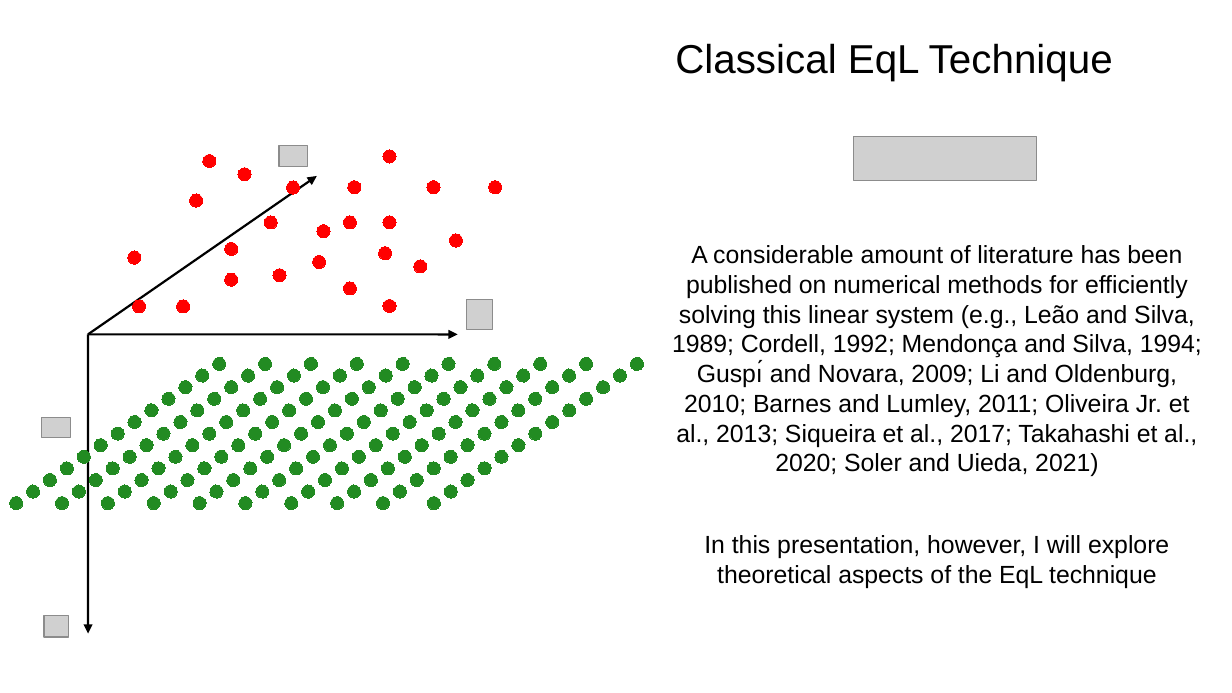
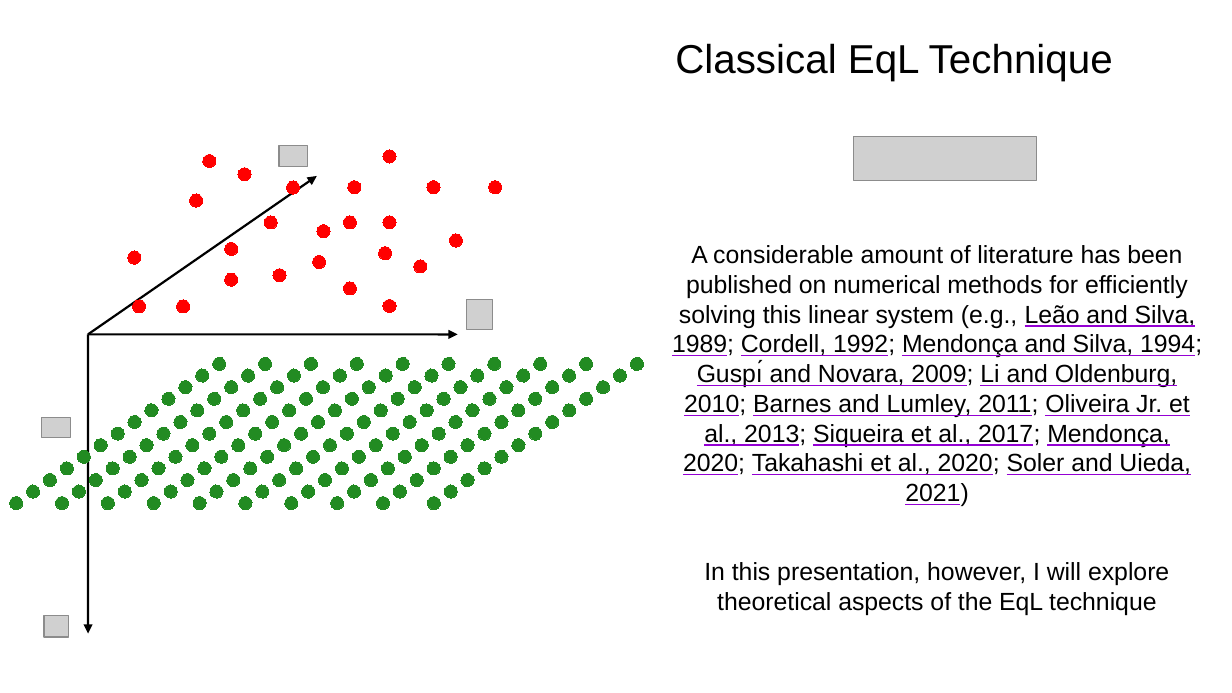
Before and after one commit to pinga-lab/EqL-overview-TU-Freiberg, a slide deck: slide 89 of TU-Freiberg-feb2022.odp (slide 68 before the commit). Drawn at 1232x693 pixels with LibreOffice and Linux fonts; fonts in the diff are those of the drawing; grey boxes stand for pictures. Boxes give left, top, right and bottom in pixels: in the first picture for what was removed or moved away, otherwise in the second. Text is boxed around its words. In the diff, an @@ line names an element or a change of style, - is before the commit and + after.

```diff
--- a/TU-Freiberg-feb2022.odp
+++ b/TU-Freiberg-feb2022.odp
@@ text at (672,245,1202,506): text changed @@
-A considerable amount of literature has been published on numerical methods for efficiently solving this linear system (e.g., Leão and Silva, 1989; Cordell, 1992; Mendonça and Silva, 1994; Guspı́ and Novara, 2009; Li and Oldenburg, 2010; Barnes and Lumley, 2011; Oliveira Jr. et al., 2013; Siqueira et al., 2017; Takahashi et al., 2020; Soler and Uieda, 2021)
+A considerable amount of literature has been published on numerical methods for efficiently solving this linear system (e.g., Leão and Silva, 1989; Cordell, 1992; Mendonça and Silva, 1994; Guspı́ and Novara, 2009; Li and Oldenburg, 2010; Barnes and Lumley, 2011; Oliveira Jr. et al., 2013; Siqueira et al., 2017; Mendonça, 2020; Takahashi et al., 2020; Soler and Uieda, 2021)
@@ text "In this presentation, however, I ...": place and size @@
-text "In this presentation, however, I ..." at (704,535,1169,588)
+text "In this presentation, however, I ..." at (704,562,1169,615)
```
Also in this commit, not shown: 82 other slides changed, 24 slides added, 2 slides removed, 2 other files.
